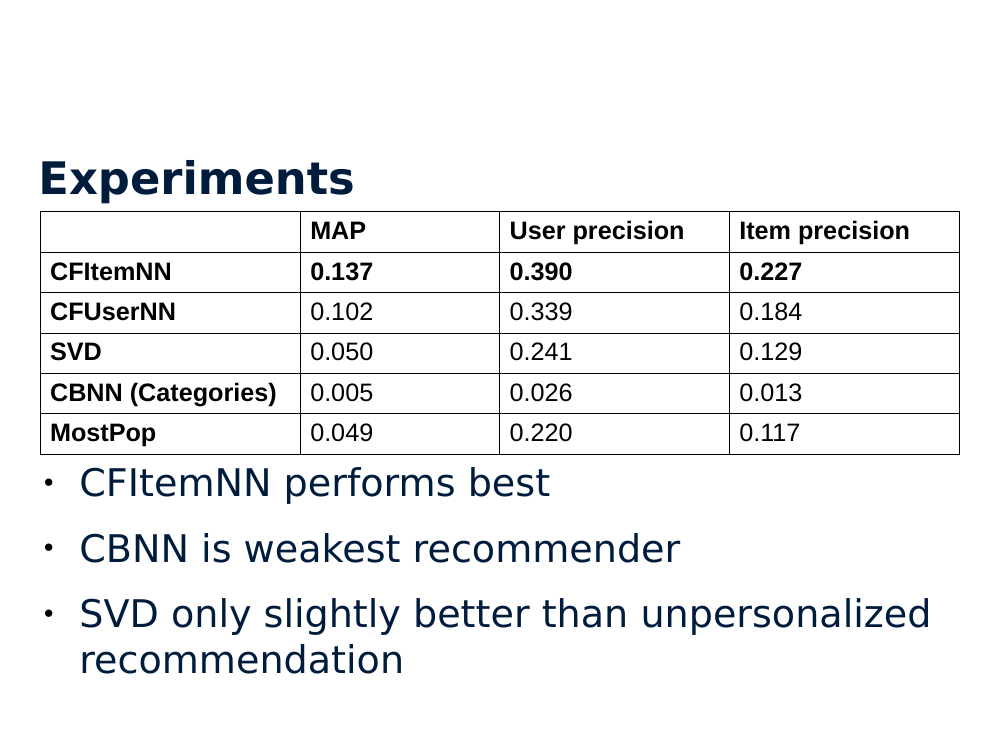
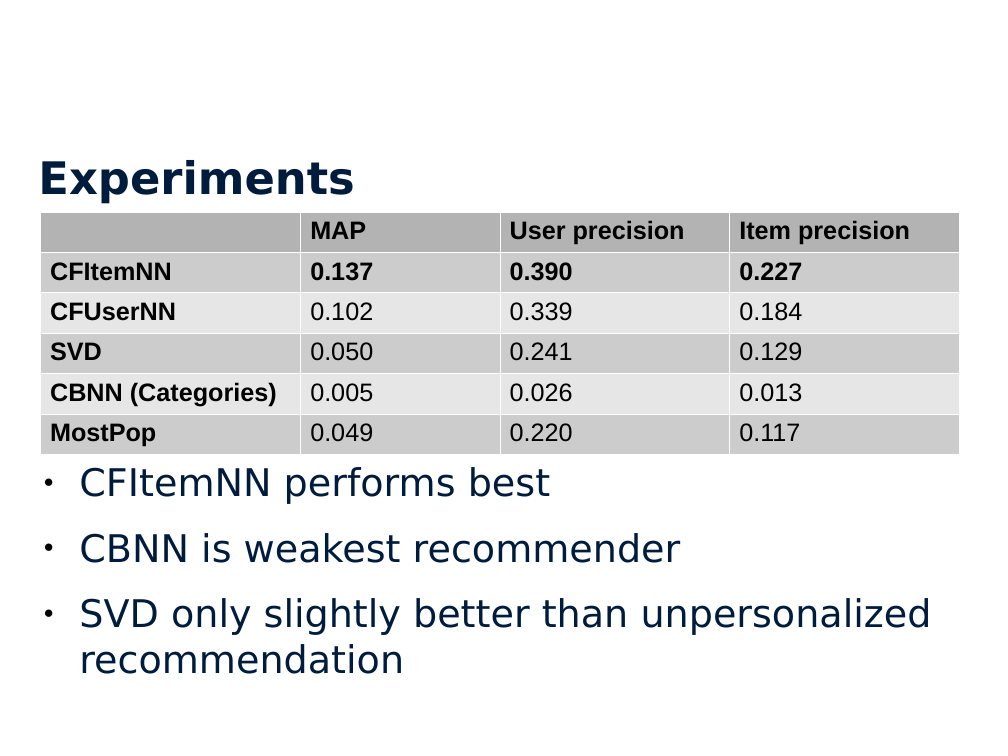
Before and after one commit to stedeck/MasterThesis, a slide deck: slide 29 of presentations/master.odp. Drawn at 1008x756 pixels with LibreOffice and Linux fonts; fonts in the diff are those of the drawing; background and template pictures are left out. Boxes give left, top, right and bottom in pixels: in the first picture for what was removed or moved away, otherwise in the second. Text is boxed around its words. In the diff, an @@ line names an element or a change of style, - is before the commit and + after.

```diff
--- a/presentations/master.odp
+++ b/presentations/master.odp
@@ table at <box>40,212,960,451</box> @@
@@ fill none to #B3B3B3 in 3 cells @@
@@ fill none to #CCCCCC in 12 cells @@
@@ fill none to #E6E6E6 in 8 cells @@
@@ borders changed @@
```
Also in this commit, not shown: 5 other slides changed.
